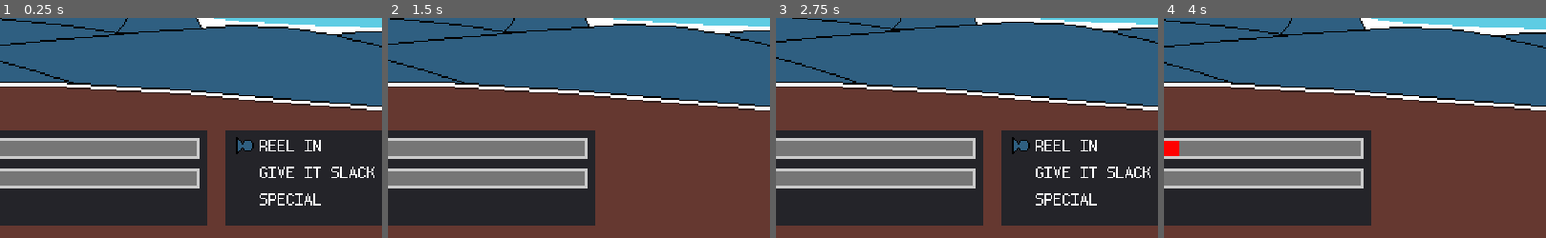
Above: before the commit, frames 1-4 (left to right).
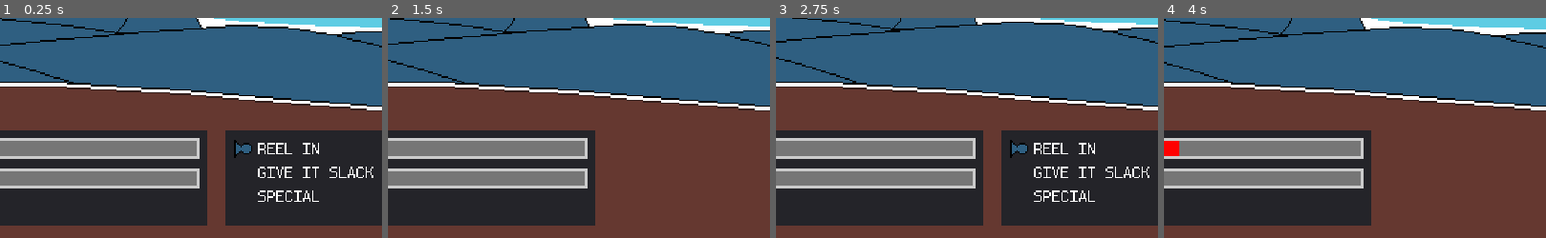
Above: after the commit, the same moments.

Repository: TateKennington/Battle-Fish-Saga
Game: Godot game, scene res://Battle.tscn
Two runs of this game, one before a commit and one after it. Both use one fixed random seed, a clock stepped at 60 frames per second and the inputs below.
Inputs:
- Up to frame 1 (0.25 s): no input
- Up to frame 2 (1.5 s): tap Enter at 0.5 s; hold Up 0.53-1.28 s; tap Space at 0.6, 0.77, 1.07, 1.35 s; hold Down from 1.28 s (still down)
- Up to frame 3 (2.75 s): tap Space at 1.52, 1.82, 2.1 s; release Down at 2.03 s; hold Up from 2.03 s (still down)
- Up to frame 4 (4 s): tap Space at 2.85, 3.02, 3.32, 3.6, 3.77 s; release Up at 3.53 s; hold Down from 3.53 s (still down)
The pictures show only the part of the screen within x 49-99%, y 50-100%; the shares and areas given below are measured in that part.

The runs differ from the first frame. In frame 1, 1.8% of the frame differs, in the area x 61-98%, y 54-86%; in frame 2, nothing differs; in frame 3, 1.8%; in frame 4, nothing differs.

Commit message:
Refactor menu items into one component

Diff:
--- a/GUI/BattleGUI.gd
+++ b/GUI/BattleGUI.gd
@@ -35,22 +35,16 @@
 	update_indicators();
 
 func update_indicators():
-	for i in range($MovesPanel/Indicators.get_child_count()):
-		$MovesPanel/Indicators.get_child(i).visible = false;
-		$MovesPanel/Indicators.get_child(i).deactivate();
-	for i in range($MovesPanel/MoveLabels.get_child_count()):
-		$MovesPanel/MoveLabels.get_child(i).visible = false;
+	for i in range($MovesPanel/Items.get_child_count()):
+		$MovesPanel/Items.get_child(i).deactivate();
+		$MovesPanel/Items.get_child(i).visible = false;
 
 	for i in range(top, top+window_size):
-		if i >= $MovesPanel/Indicators.get_child_count():
+		if i >= $MovesPanel/Items.get_child_count():
 			break;
-		$MovesPanel/Indicators.get_child(i).visible = true;
-	for i in range(top, top+window_size):
-		if i >= $MovesPanel/MoveLabels.get_child_count():
-			break;
-		$MovesPanel/MoveLabels.get_child(i).visible = true;
+		$MovesPanel/Items.get_child(i).visible = true;
 
-	$MovesPanel/Indicators.get_child(selected).activate();
+	$MovesPanel/Items.get_child(selected).activate();
 
 func set_tension(tension: float):
 	tension_bar.set_value(tension)
@@ -74,7 +68,7 @@
 				return
 			deactivate();
 			emit_signal("choose_move", current_menu, selected);
-		selected = clamp(selected, 0, $MovesPanel/Indicators.get_child_count()-1)
+		selected = clamp(selected, 0, $MovesPanel/Items.get_child_count()-1)
 		if selected < top:
 			top = selected
 		if selected >= top + window_size:
--- a/GUI/BattleGUI.tscn
+++ b/GUI/BattleGUI.tscn
@@ -94,24 +94,13 @@
 "_edit_use_anchors_": false
 }
 
-[node name="MoveLabels" type="VBoxContainer" parent="MovesPanel"]
+[node name="Items" type="VBoxContainer" parent="MovesPanel"]
 anchor_right = 1.0
 anchor_bottom = 1.0
-margin_left = 23.0
+margin_left = 6.0
 margin_top = 6.0
 margin_right = -5.0
 margin_bottom = -5.0
 __meta__ = {
 "_edit_use_anchors_": false
 }
-
-[node name="Indicators" type="VBoxContainer" parent="MovesPanel"]
-anchor_right = 1.0
-anchor_bottom = 1.0
-margin_left = 7.0
-margin_top = 4.0
-margin_right = -36.0
-margin_bottom = -6.0
-__meta__ = {
-"_edit_use_anchors_": false
-}
--- /dev/null
+++ b/GUI/Components/MenuItem/MenuItem.gd
@@ -0,0 +1,29 @@
+tool
+extends HBoxContainer
+
+class_name MenuItem
+
+export(String) var text = 'Text' setget set_text
+export(bool) var expand = false setget set_expand
+
+onready var indicator: TextureRect = $Container/Indicator;
+
+func set_text(new_text: String):
+	text = new_text;
+	var label = get_node_or_null('Label');
+	if label:
+		label.text = text.to_lower();
+
+func set_expand(new_expand: bool):
+	expand = new_expand;
+	var label = get_node_or_null('Label');
+	if expand && label:
+		$Label.size_flags_horizontal = $Label.size_flags_horizontal | SIZE_EXPAND
+	elif label:
+		$Label.size_flags_horizontal = $Label.size_flags_horizontal & ~SIZE_EXPAND
+
+func activate():
+	indicator.show();
+
+func deactivate():
+	indicator.hide();
--- /dev/null
+++ b/GUI/Components/MenuItem/MenuItem.tscn
@@ -0,0 +1,36 @@
+[gd_scene load_steps=4 format=2]
+
+[ext_resource path="res://font.tres" type="BitmapFont" id=1]
+[ext_resource path="res://GUI/Components/Indicator/Indicator.png" type="Texture" id=2]
+[ext_resource path="res://GUI/Components/MenuItem/MenuItem.gd" type="Script" id=3]
+
+[node name="MenuItem" type="HBoxContainer"]
+margin_right = 80.0
+margin_bottom = 12.0
+script = ExtResource( 3 )
+__meta__ = {
+"_edit_use_anchors_": false
+}
+text = ""
+
+[node name="Container" type="Control" parent="."]
+margin_right = 12.0
+margin_bottom = 12.0
+rect_min_size = Vector2( 12, 12 )
+
+[node name="Indicator" type="TextureRect" parent="Container"]
+anchor_right = 1.0
+anchor_bottom = 1.0
+rect_min_size = Vector2( 12, 12 )
+texture = ExtResource( 2 )
+__meta__ = {
+"_edit_use_anchors_": false
+}
+
+[node name="Label" type="Label" parent="."]
+margin_left = 16.0
+margin_top = 2.0
+margin_right = 16.0
+margin_bottom = 10.0
+custom_fonts/font = ExtResource( 1 )
+align = 1
--- a/GUI/MovesPanel.gd
+++ b/GUI/MovesPanel.gd
@@ -1,18 +1,14 @@
 extends Panel
 
-onready var indicator = preload("res://GUI/Components/Indicator/Indicator.tscn");
-onready var move_label = preload("res://GUI/Components/MoveLabel/MoveLabel.tscn");
+onready var move_label = preload("res://GUI/Components/MenuItem/MenuItem.tscn");
 
 func add_move(name:String):
-	var new_label: Label = move_label.instance();
+	var new_label: MenuItem = move_label.instance();
+	$Items.add_child(new_label);
 	new_label.text = name;
-	$MoveLabels.add_child(new_label);
-	$Indicators.add_child(indicator.instance());
+	new_label.expand = false;
 
 func clear():
-	for child in $MoveLabels.get_children():
-		$MoveLabels.remove_child(child)
+	for child in $Items.get_children():
+		$Items.remove_child(child)
 		child.queue_free();
-	for child in $Indicators.get_children():
-		$Indicators.remove_child(child)
-		child.queue_free();
--- a/project.godot
+++ b/project.godot
@@ -19,6 +19,11 @@
 "language": "GDScript",
 "path": "res://Enemy/Enemy.gd"
 }, {
+"base": "HBoxContainer",
+"class": "MenuItem",
+"language": "GDScript",
+"path": "res://GUI/Components/MenuItem/MenuItem.gd"
+}, {
 "base": "Node2D",
 "class": "Player",
 "language": "GDScript",
@@ -32,6 +37,7 @@
 _global_script_class_icons={
 "BattleGUI": "",
 "Enemy": "",
+"MenuItem": "",
 "Player": "",
 "TensionBar": ""
 }
